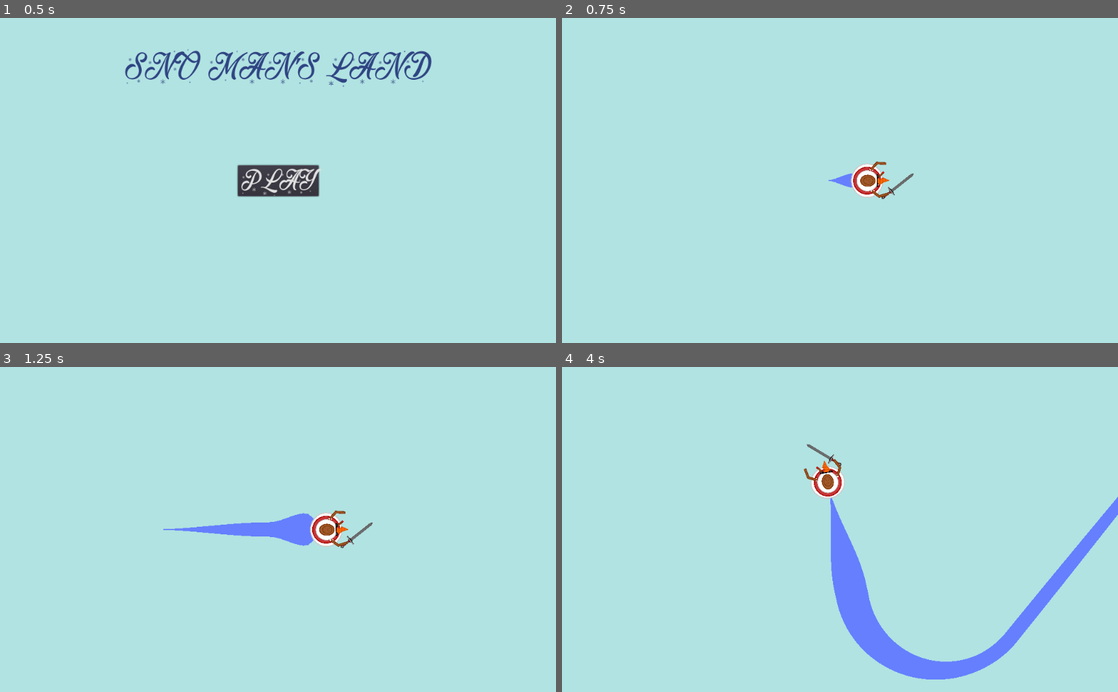
Above: before the commit, frames 1-4 (two rows, left to right).
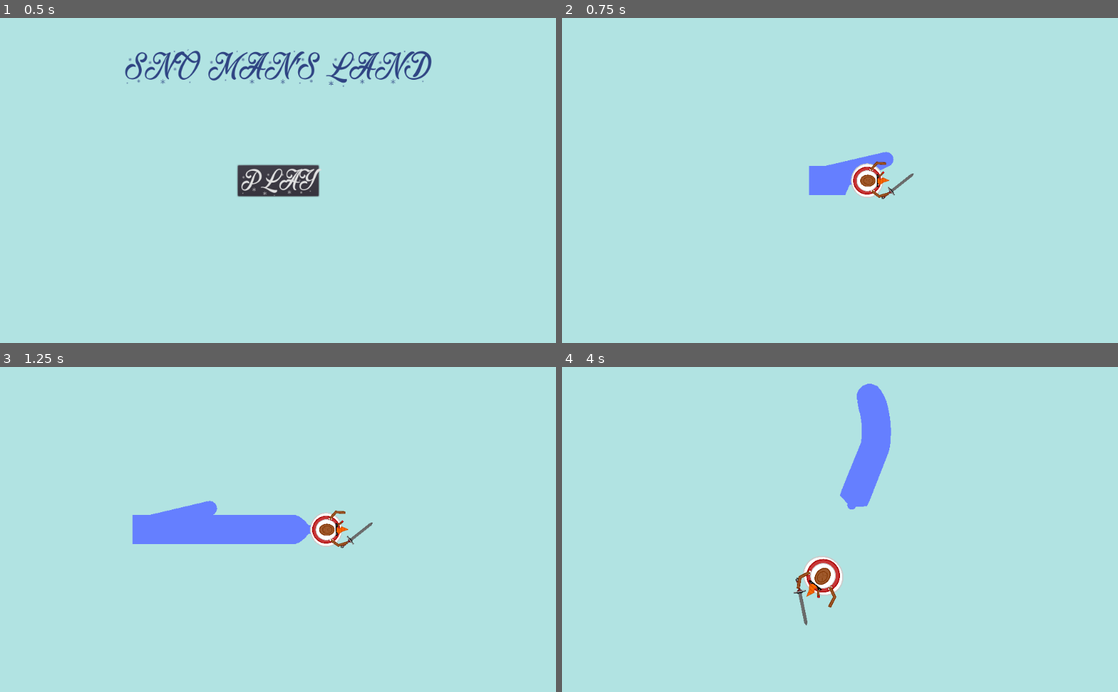
Above: after the commit, the same moments.

Repository: samithShetty/Fall-22-49er-Game-Jam
Game: Godot game, scene res://title.tscn
The game is run twice, just before and just after one commit, with the same random seed, the same clock (stepped at 60 frames per second) and the same inputs.
Inputs:
- Up to frame 1 (0.5 s): no input
- Up to frame 2 (0.75 s): click "PLAY" at 0.5 s
- Up to frame 3 (1.25 s): no input
- Up to frame 4 (4 s): hold D (right) 1.28-2.03 s; hold J (swing) 1.28-2.03 s; tap Space (jump, bound only after the commit) at 1.52, 1.55, 1.82, 2.1, 2.27, 2.57, 3.05, 3.77 s; hold S (down) 2.03-2.78 s; tap J (swing) at 2.3, 3.6 s; hold D (right) 2.78-3.53 s; hold J (swing) 2.78-3.53 s; hold W (up) from 3.53 s (still down)

Frame 1 is identical in both runs. In frame 2, 0.9% of the frame differs, in the area x 44-60%, y 41-55%; in frame 3, 2.3%; in frame 4, 8.2%, in the area x 41-100%, y 5-97%.

Commit message:
Fixed water collision and added jump

Diff:
--- a/Snowman.gd
+++ b/Snowman.gd
@@ -2,12 +2,14 @@
 
 export var turn_speed = 0.05
 export var speed = 500
-export var max_speed = 500
-export var acceleration = 3.0
-var swingTime = 0
 
 var lookDir = Vector2(1,0)
 var moveAngle = 0
+var isJumping = false
+var jumpTime = 0
+var swingTime = 0
+onready var waterTrail = preload("res://WaterTrail.tscn")
+
 
 func _physics_process(delta):
 
@@ -16,14 +18,24 @@
 		if swingTime <= 0:
 			$SwordArea/CollisionShape2D.disabled = true
 
+	if isJumping:
+		jumpTime -= delta
+		if jumpTime <= 0:
+			isJumping = false
+			$Sprites.scale.x = 1
+			$Sprites.scale.y = 1
+			var new_trail = waterTrail.instance()
+			get_parent().add_child(new_trail)
+
+
 	var x = Input.get_action_strength("right") - Input.get_action_strength("left")
 	var y = Input.get_action_strength("up") - Input.get_action_strength("down")
 
-	if x: # Extra turn render rotation
+	if x and not isJumping: # Extra turn render rotation
 		moveAngle += sign(x) * turn_speed
 		lookDir = lookDir.slerp(Vector2(1,0).rotated(moveAngle + sign(x)*PI/2),0.1)
 	else: # Normal Smooth render rotation
-		lookDir = lookDir.slerp(Vector2(1,0).rotated(moveAngle),0.1)
+		lookDir = lookDir.slerp(Vector2(1,0).rotated(moveAngle),0.04)
 
 	linear_velocity = Vector2(speed,0).rotated(moveAngle)
 	rotation = lookDir.angle()
@@ -32,17 +44,17 @@
 	# use global coordinates, not local to node
 	var waterCollision = space_state.intersect_ray(position, position + get_linear_velocity().rotated(-get_global_rotation()).normalized()*30, [self], 7, true, true)
 
-
 func _input(event):
 	if event.is_action_pressed("swing") and !$AnimationPlayer.is_playing():
 		$AnimationPlayer.play("swing")
 		$SwordArea/CollisionShape2D.disabled = false
 		swingTime = .4
 
-
-func _on_WaterArea_area_entered(area):
-	print("DEATH")
-
+	if event.is_action_pressed("jump") and !isJumping:
+		isJumping = true
+		$Sprites.scale.x = 1.2
+		$Sprites.scale.y = 1.2
+		jumpTime = .3
 
 func _on_SwordArea_body_entered(body):
 	body.apply_impulse(Vector2(0,0),(body.position - $SwordArea.global_position).normalized() * 2000)
--- a/TestScene.tscn
+++ b/TestScene.tscn
@@ -6,19 +6,13 @@
 [ext_resource path="res://Snowman_Arm.svg" type="Texture" id=7]
 [ext_resource path="res://WaterTrail.tscn" type="PackedScene" id=8]
 
-[sub_resource type="Curve" id=6]
-_data = [ Vector2( 0, 0 ), 0.0, 0.0, 0, 0, Vector2( 0.677108, 0.445455 ), 0.0, 0.0, 0, 0, Vector2( 0.884337, 1 ), 0.0, 0.0, 0, 0, Vector2( 1, 0 ), 0.0, 0.0, 0, 0 ]
-
-[sub_resource type="CircleShape2D" id=1]
-radius = 8.06226
-
 [sub_resource type="CircleShape2D" id=2]
 radius = 30.0
 
 [sub_resource type="Animation" id=4]
 length = 0.001
 tracks/0/type = "value"
-tracks/0/path = NodePath("rightArm:position")
+tracks/0/path = NodePath("Sprites/rightArm:position")
 tracks/0/interp = 1
 tracks/0/loop_wrap = true
 tracks/0/imported = false
@@ -30,7 +24,7 @@
 "values": [ Vector2( 23, 27 ) ]
 }
 tracks/1/type = "value"
-tracks/1/path = NodePath("rightArm:rotation_degrees")
+tracks/1/path = NodePath("Sprites/rightArm:rotation_degrees")
 tracks/1/interp = 1
 tracks/1/loop_wrap = true
 tracks/1/imported = false
@@ -42,7 +36,7 @@
 "values": [ 83.9243 ]
 }
 tracks/2/type = "value"
-tracks/2/path = NodePath("Sword:position")
+tracks/2/path = NodePath("Sprites/Sword:position")
 tracks/2/interp = 1
 tracks/2/loop_wrap = true
 tracks/2/imported = false
@@ -54,7 +48,7 @@
 "values": [ Vector2( 58, 12 ) ]
 }
 tracks/3/type = "value"
-tracks/3/path = NodePath("Sword:rotation_degrees")
+tracks/3/path = NodePath("Sprites/Sword:rotation_degrees")
 tracks/3/interp = 1
 tracks/3/loop_wrap = true
 tracks/3/imported = false
@@ -66,7 +60,7 @@
 "values": [ 51.5626 ]
 }
 tracks/4/type = "value"
-tracks/4/path = NodePath("leftArm:position")
+tracks/4/path = NodePath("Sprites/leftArm:position")
 tracks/4/interp = 1
 tracks/4/loop_wrap = true
 tracks/4/imported = false
@@ -78,7 +72,7 @@
 "values": [ Vector2( 19, -30 ) ]
 }
 tracks/5/type = "value"
-tracks/5/path = NodePath("leftArm:rotation_degrees")
+tracks/5/path = NodePath("Sprites/leftArm:rotation_degrees")
 tracks/5/interp = 1
 tracks/5/loop_wrap = true
 tracks/5/imported = false
@@ -93,7 +87,7 @@
 [sub_resource type="Animation" id=5]
 resource_name = "swing"
 tracks/0/type = "value"
-tracks/0/path = NodePath("rightArm:position")
+tracks/0/path = NodePath("Sprites/rightArm:position")
 tracks/0/interp = 1
 tracks/0/loop_wrap = true
 tracks/0/imported = false
@@ -105,7 +99,7 @@
 "values": [ Vector2( 25, 14 ), Vector2( 24, 27 ), Vector2( 16, 33 ), Vector2( 22, 29 ), Vector2( 25, 23 ), Vector2( 25, 14 ) ]
 }
 tracks/1/type = "value"
-tracks/1/path = NodePath("rightArm:rotation_degrees")
+tracks/1/path = NodePath("Sprites/rightArm:rotation_degrees")
 tracks/1/interp = 1
 tracks/1/loop_wrap = true
 tracks/1/imported = false
@@ -117,7 +111,7 @@
 "values": [ 36.1042, 81.3309, 126.558, 96.4064, 66.2553, 36.1042 ]
 }
 tracks/2/type = "value"
-tracks/2/path = NodePath("Sword:position")
+tracks/2/path = NodePath("Sprites/Sword:position")
 tracks/2/interp = 1
 tracks/2/loop_wrap = true
 tracks/2/imported = false
@@ -129,7 +123,7 @@
 "values": [ Vector2( 26, -20 ), Vector2( 60, 12 ), Vector2( 47, 61 ), Vector2( 62, 28 ), Vector2( 52, -3 ), Vector2( 26, -20 ) ]
 }
 tracks/3/type = "value"
-tracks/3/path = NodePath("Sword:rotation_degrees")
+tracks/3/path = NodePath("Sprites/Sword:rotation_degrees")
 tracks/3/interp = 1
 tracks/3/loop_wrap = true
 tracks/3/imported = false
@@ -141,7 +135,7 @@
 "values": [ -20.3704, 56.5208, 133.412, 82.1512, 30.8904, -20.3704 ]
 }
 tracks/4/type = "value"
-tracks/4/path = NodePath("leftArm:position")
+tracks/4/path = NodePath("Sprites/leftArm:position")
 tracks/4/interp = 1
 tracks/4/loop_wrap = true
 tracks/4/imported = false
@@ -153,7 +147,7 @@
 "values": [ Vector2( 19, -30 ), Vector2( 11, -35 ), Vector2( 19, -30 ) ]
 }
 tracks/5/type = "value"
-tracks/5/path = NodePath("leftArm:rotation_degrees")
+tracks/5/path = NodePath("Sprites/leftArm:rotation_degrees")
 tracks/5/interp = 1
 tracks/5/loop_wrap = true
 tracks/5/imported = false
@@ -171,24 +165,13 @@
 [node name="Node2D" type="Node2D"]
 
 [node name="WaterTrail" parent="." instance=ExtResource( 8 )]
-width_curve = SubResource( 6 )
-
-[node name="WaterArea" parent="WaterTrail" index="0"]
-collision_mask = 8
+points = PoolVector2Array( 110, -39 )
 
 [node name="Snowman" type="RigidBody2D" parent="."]
 collision_layer = 17
 collision_mask = 3
 script = ExtResource( 1 )
 
-[node name="WaterCollider" type="Area2D" parent="Snowman"]
-collision_layer = 10
-collision_mask = 2
-
-[node name="CollisionShape2D" type="CollisionShape2D" parent="Snowman/WaterCollider"]
-position = Vector2( 30, 0 )
-shape = SubResource( 1 )
-
 [node name="Camera2D" type="Camera2D" parent="Snowman"]
 current = true
 smoothing_enabled = true
@@ -202,13 +185,15 @@
 shape = SubResource( 2 )
 disabled = true
 
-[node name="Snowman" type="Sprite" parent="Snowman"]
+[node name="Sprites" type="Node2D" parent="Snowman"]
+
+[node name="Snowman" type="Sprite" parent="Snowman/Sprites"]
 position = Vector2( -1, -1 )
 rotation = 1.5708
 scale = Vector2( 0.1, 0.1 )
 texture = ExtResource( 4 )
 
-[node name="rightArm" type="Sprite" parent="Snowman"]
+[node name="rightArm" type="Sprite" parent="Snowman/Sprites"]
 position = Vector2( 23, 27 )
 rotation = 1.46476
 scale = Vector2( 0.1, 0.1 )
@@ -216,14 +201,14 @@
 texture = ExtResource( 7 )
 flip_h = true
 
-[node name="leftArm" type="Sprite" parent="Snowman"]
+[node name="leftArm" type="Sprite" parent="Snowman/Sprites"]
 position = Vector2( 19, -30 )
 rotation = 1.45196
 scale = Vector2( 0.1, 0.1 )
 z_index = 1
 texture = ExtResource( 7 )
 
-[node name="Sword" type="Sprite" parent="Snowman"]
+[node name="Sword" type="Sprite" parent="Snowman/Sprites"]
 position = Vector2( 58, 12 )
 rotation = 0.899937
 scale = Vector2( 0.07, 0.07 )
@@ -236,6 +221,7 @@
 
 [node name="SnowmanCollider" type="CollisionShape2D" parent="Snowman"]
 shape = SubResource( 7 )
+disabled = true
 
 [connection signal="area_entered" from="WaterTrail/WaterArea" to="Snowman" method="_on_WaterArea_area_entered"]
 [connection signal="body_entered" from="Snowman/SwordArea" to="Snowman" method="_on_SwordArea_body_entered"]
--- a/WaterTrail.gd
+++ b/WaterTrail.gd
@@ -1,9 +1,13 @@
 extends Line2D
 
 export var length = 500
-export var delay = 50
+export var head_buffer = 32
+export var tail_buffer = 0
 onready var player = get_parent().get_node("Snowman")
 onready var area = $WaterArea
+onready var freezeTimer = 5
+
+var active = true
 var point = Vector2()
 var prev_point = Vector2()
 var segments = []
@@ -16,20 +20,36 @@
 
 
 func _process(delta):
-	global_position = Vector2(0,0)
-	global_rotation = 0
-	point = player.global_position
-	add_point(point)
+	if player.isJumping:
+		active = false
+	if not active:
+		if get_point_count() == 0:
+			queue_free()
+		elif freezeTimer <=0:
+			remove_point(0)
+			area.remove_child(segments.pop_front())
+		else:
+			freezeTimer -= delta
+	else:
+		point = player.global_position - player.linear_velocity.normalized()*head_buffer
+		add_point(point)
 
-	#Add segment collider
-	var new_segment = CollisionShape2D.new()
-	new_segment.shape = SegmentShape2D.new()
-	new_segment.shape.a = prev_point
-	new_segment.shape.b = point
-	area.add_child(new_segment)
-	segments.append(new_segment)
+		#Add segment collider
+		if (get_point_count() > tail_buffer):
+			var new_segment = CollisionShape2D.new()
+			new_segment.shape = SegmentShape2D.new()
+			new_segment.shape.a = prev_point
+			new_segment.shape.b = point
+			area.add_child(new_segment)
+			segments.append(new_segment)
+			prev_point = point
 
-	prev_point = point
+	# Collision Check
+
+	for p in points:
+		if (p-player.position).length() < 5 and (not player.isJumping) and p != player.position:
+			print("death")
+
 
 	while get_point_count() > length:
 		remove_point(0)
--- a/WaterTrail.tscn
+++ b/WaterTrail.tscn
@@ -1,10 +1,14 @@
-[gd_scene load_steps=2 format=2]
+[gd_scene load_steps=3 format=2]
 
 [ext_resource path="res://WaterTrail.gd" type="Script" id=1]
 
+[sub_resource type="Curve" id=6]
+_data = [ Vector2( 0, 0.5 ), 0.0, 0.0, 0, 0, Vector2( 0.239437, 0.963636 ), 0.0, 0.0, 0, 0, Vector2( 0.929577, 1 ), 0.0, 0.0, 0, 0, Vector2( 1, 0.3 ), 0.0, 0.0, 0, 0 ]
+
 [node name="Line2D" type="Line2D"]
 z_index = -1
-width = 60.0
+width = 55.0
+width_curve = SubResource( 6 )
 default_color = Color( 0.4, 0.501961, 1, 1 )
 joint_mode = 2
 begin_cap_mode = 2
@@ -13,4 +17,5 @@
 
 [node name="WaterArea" type="Area2D" parent="."]
 collision_layer = 2
+collision_mask = 2
 gravity = 0.0
--- a/project.godot
+++ b/project.godot
@@ -13,6 +13,11 @@
 config/name="SnowDrift"
 run/main_scene="res://title.tscn"
 config/icon="res://icon.png"
+
+[debug]
+
+shapes/collision/shape_color=Color( 0.870588, 0.0901961, 0.254902, 0.67451 )
+shapes/collision/contact_color=Color( 1, 0.2, 0.101961, 1 )
 
 [input]
 
@@ -41,6 +46,11 @@
 "events": [ Object(InputEventKey,"resource_local_to_scene":false,"resource_name":"","device":0,"alt":false,"shift":false,"control":false,"meta":false,"command":false,"pressed":false,"scancode":0,"physical_scancode":74,"unicode":0,"echo":false,"script":null)
  ]
 }
+jump={
+"deadzone": 0.5,
+"events": [ Object(InputEventKey,"resource_local_to_scene":false,"resource_name":"","device":0,"alt":false,"shift":false,"control":false,"meta":false,"command":false,"pressed":false,"scancode":0,"physical_scancode":32,"unicode":0,"echo":false,"script":null)
+ ]
+}
 
 [physics]
 
Not shown: 1 places in TestScene.tscn that only renumber resources
